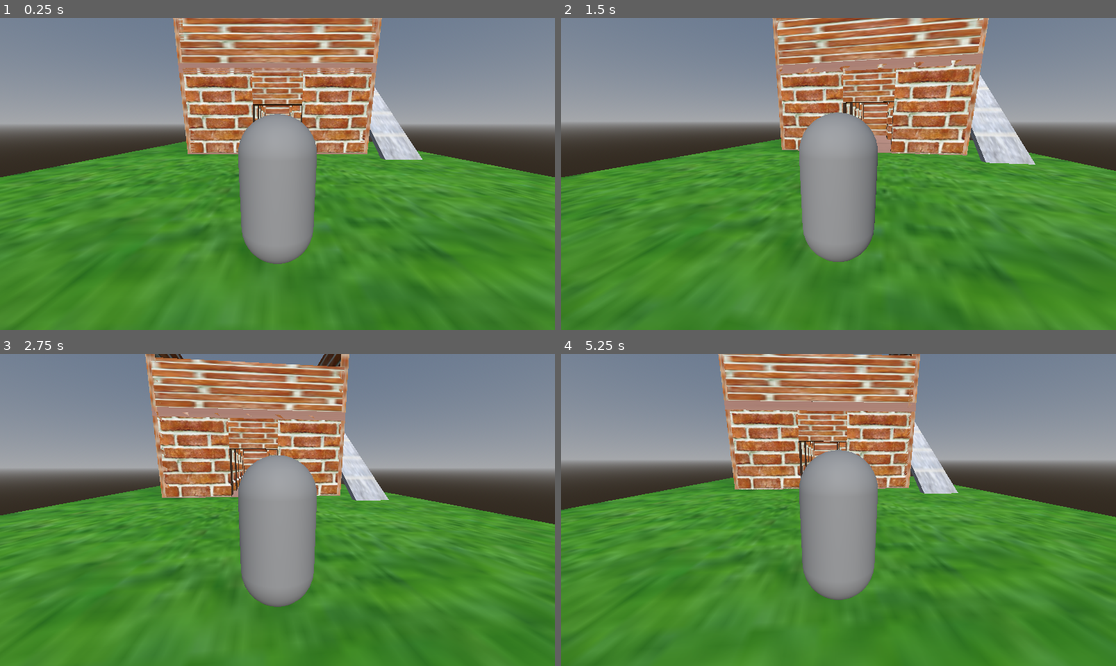
Above: before the commit, frames 1-4 (two rows, left to right).
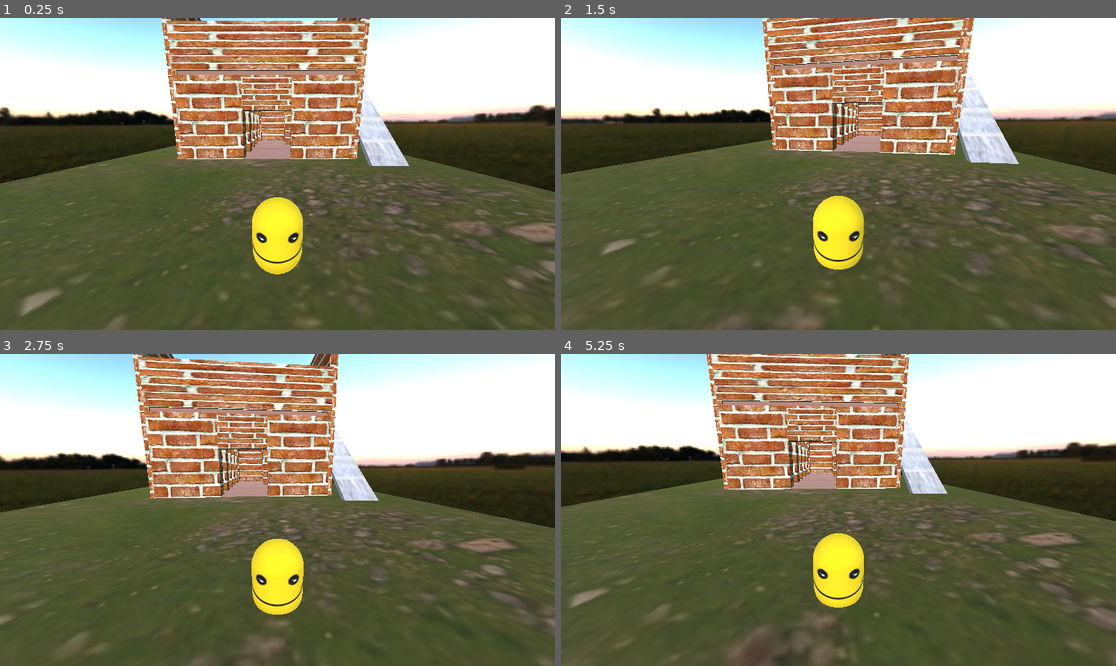
Above: after the commit, the same moments.

Repository: sebastianmr18/taller-escena
Game: Godot game, scene res://game_world/mundo.tscn
Two runs of this game, one before a commit and one after it. Both use one fixed random seed, a clock stepped at 60 frames per second and the inputs below.
Inputs (mouse positions are in pixels of both pictures, inside the frame that each line leads up to):
- Up to frame 1 (0.25 s): no input
- Up to frame 2 (1.5 s): tap Enter (ui_accept) at 0.5, 0.77 s; move the mouse to (866, 174) at 0.52 s; tap A (a) at 0.6 s; tap D (d) at 0.8, 1.35 s; move the mouse to (810, 174) at 1.27 s
- Up to frame 3 (2.75 s): tap Enter (ui_accept) at 1.52 s; tap S (s) at 1.55, 2.1 s; move the mouse to (288, 503) at 2.02 s; tap W (w) at 2.3 s
- Up to frame 4 (5.25 s): tap Enter (ui_accept) at 2.75, 3.02, 3.77, 4.52 s; move the mouse to (832, 516) at 2.77 s; tap W (w) at 2.85 s; tap A (a) at 3.05, 3.6 s; move the mouse to (877, 513) at 3.52 s; tap D (d) at 3.8, 4.35 s; move the mouse to (794, 506) at 4.27 s; tap S (s) at 4.55, 5.1 s; move the mouse to (844, 510) at 5.02 s

The runs differ from the first frame. In frame 1, 95% of the frame differs, in the area x 0-100%, y 0-100%; in frame 2, 93%; in frame 3, 93%; in frame 4, 93%.

Commit message:
Remove unused texture and add new environment and terrain textures; update player and house scene configurations

Diff:
--- a/characters/player.tscn
+++ b/characters/player.tscn
@@ -1,8 +1,15 @@
-[gd_scene load_steps=4 format=3 uid="uid://8p4cyxnaa6nr"]
+[gd_scene load_steps=6 format=3 uid="uid://8p4cyxnaa6nr"]
 
 [ext_resource type="Script" uid="uid://dvymsw8wfqxkw" path="res://scripts/player.gd" id="1_dnjla"]
+[ext_resource type="Texture2D" uid="uid://c7axmxm0rl45v" path="res://assets/feliz.jpg" id="2_3eadt"]
+
+[sub_resource type="StandardMaterial3D" id="StandardMaterial3D_dnjla"]
+albedo_texture = ExtResource("2_3eadt")
 
 [sub_resource type="CapsuleMesh" id="CapsuleMesh_6p3mc"]
+material = SubResource("StandardMaterial3D_dnjla")
+radius = 0.3575
+height = 1.095
 
 [sub_resource type="CapsuleShape3D" id="CapsuleShape3D_dnjla"]
 
@@ -10,6 +17,7 @@
 script = ExtResource("1_dnjla")
 
 [node name="MeshInstance3D" type="MeshInstance3D" parent="."]
+transform = Transform3D(1, 0, 0, 0, 1, 0, 0, 0, 1, 0, -0.6547557, 0)
 mesh = SubResource("CapsuleMesh_6p3mc")
 
 [node name="CollisionShape3D" type="CollisionShape3D" parent="."]
--- a/game_components/house.tscn
+++ b/game_components/house.tscn
@@ -226,7 +226,7 @@
 shape = SubResource("ConvexPolygonShape3D_8t7sm")
 
 [node name="Piso" type="MeshInstance3D" parent="PrimerPiso"]
-transform = Transform3D(11.5, 0, 0, 0, 0.5, 0, 0, 0, 15.5, 0, -0.2, 7.5)
+transform = Transform3D(11.25, 0, 0, 0, 0.5, 0, 0, 0, 15.25, 0, -0.2, 7.5)
 mesh = SubResource("BoxMesh_1l4vd")
 
 [node name="StaticBody3D" type="StaticBody3D" parent="PrimerPiso/Piso"]
@@ -237,7 +237,7 @@
 [node name="SegundoPiso" type="Node3D" parent="."]
 
 [node name="Piso" type="MeshInstance3D" parent="SegundoPiso"]
-transform = Transform3D(11.5, 0, 0, 0, 0.5, 0, 0, 0, 15.5, 0, 5, 7.5)
+transform = Transform3D(11.25, 0, 0, 0, 0.5, 0, 0, 0, 15.25, 0, 5, 7.5)
 mesh = SubResource("BoxMesh_1l4vd")
 
 [node name="StaticBody3D" type="StaticBody3D" parent="SegundoPiso/Piso"]
--- a/game_world/mundo.tscn
+++ b/game_world/mundo.tscn
@@ -1,11 +1,12 @@
-[gd_scene load_steps=10 format=3 uid="uid://cnn06c8cxgtk1"]
+[gd_scene load_steps=11 format=3 uid="uid://cnn06c8cxgtk1"]
 
 [ext_resource type="PackedScene" uid="uid://8p4cyxnaa6nr" path="res://characters/player.tscn" id="1_5ugl8"]
-[ext_resource type="Texture2D" uid="uid://b5w6je8ur863y" path="res://assets/cesped.jpg" id="1_a3bui"]
+[ext_resource type="Texture2D" uid="uid://bfjjs3ujkk3iq" path="res://assets/rocky_terrain_02_diff_1k.jpg" id="1_nvat2"]
 [ext_resource type="PackedScene" uid="uid://bfbxiieeigaj" path="res://game_components/house.tscn" id="2_l6y75"]
+[ext_resource type="Texture2D" uid="uid://dpnn1uattmeyh" path="res://assets/environments/bloem_field_sunrise_1k.hdr" id="2_nvat2"]
 
 [sub_resource type="StandardMaterial3D" id="StandardMaterial3D_nvat2"]
-albedo_texture = ExtResource("1_a3bui")
+albedo_texture = ExtResource("1_nvat2")
 
 [sub_resource type="BoxMesh" id="BoxMesh_0jvvt"]
 material = SubResource("StandardMaterial3D_nvat2")
@@ -13,15 +14,20 @@
 [sub_resource type="ConvexPolygonShape3D" id="ConvexPolygonShape3D_5ugl8"]
 points = PackedVector3Array(-0.5, -0.5, -0.5, 0.5, 0.5, 0.5, 0.5, -0.5, 0.5, 0.5, 0.5, -0.5, -0.5, 0.5, 0.5, 0.5, -0.5, -0.5, -0.5, -0.5, 0.5, -0.5, 0.5, -0.5)
 
-[sub_resource type="ProceduralSkyMaterial" id="ProceduralSkyMaterial_5ugl8"]
+[sub_resource type="PanoramaSkyMaterial" id="PanoramaSkyMaterial_nmh3f"]
+panorama = ExtResource("2_nvat2")
 
-[sub_resource type="Sky" id="Sky_l6y75"]
-sky_material = SubResource("ProceduralSkyMaterial_5ugl8")
+[sub_resource type="Sky" id="Sky_i5504"]
+sky_material = SubResource("PanoramaSkyMaterial_nmh3f")
+process_mode = 3
+radiance_size = 2
 
 [sub_resource type="Environment" id="Environment_a3bui"]
 background_mode = 2
-sky = SubResource("Sky_l6y75")
+background_energy_multiplier = 0.84
+sky = SubResource("Sky_i5504")
 ambient_light_source = 3
+ambient_light_energy = 0.84
 
 [node name="Mundo" type="Node3D"]
 
@@ -43,4 +49,4 @@
 [node name="House" parent="." instance=ExtResource("2_l6y75")]
 
 [node name="Player" parent="." instance=ExtResource("1_5ugl8")]
-transform = Transform3D(1, 0, 0, 0, 1, 0, 0, 0, 1, 0, 0, -1.0383191)
+transform = Transform3D(1, 0, 0, 0, 1, 0, 0, 0, 1, 0.6521549, 1.6411357, -1.0383191)
Binary file removed: assets/cesped.jpg
Binary file added: assets/environments/bloem_field_sunrise_1k.hdr
Not shown, added: assets/environments/bloem_field_sunrise_1k.hdr.import
Binary file added: assets/feliz.jpg
Not shown, added: assets/feliz.jpg.import
Binary file added: assets/rocky_terrain_02_diff_1k.jpg
Not shown, changed: assets/rocky_terrain_02_diff_1k.jpg.import
